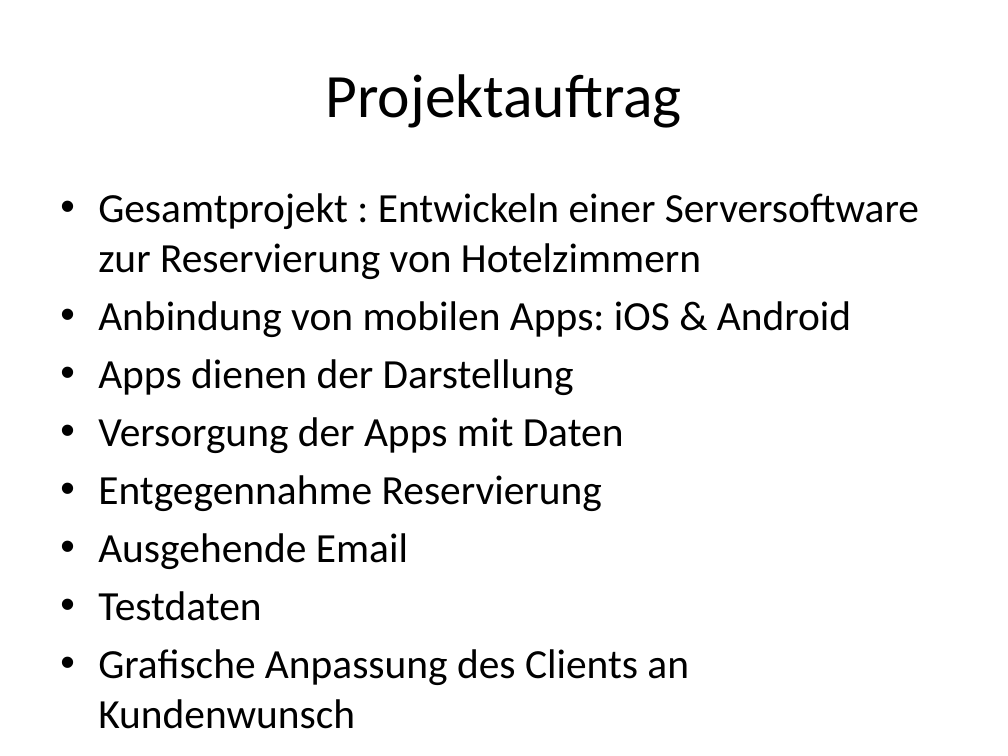
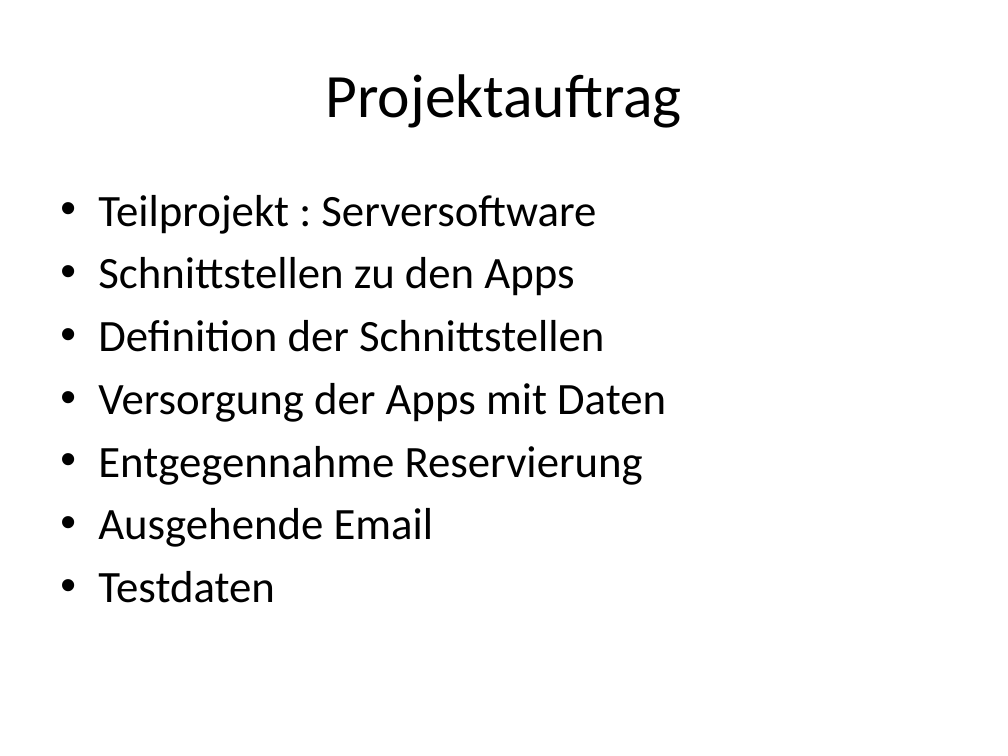
Before and after one commit to janhelmle/weiterbildung_fachinformatiker_ihk_projektantrag, a slide deck: slide 4 of praesentation/Projektpräsentation.pptx (slide 3 before the commit). Drawn at 1008x756 pixels with LibreOffice and Linux fonts; fonts in the diff are those of the drawing. Boxes give left, top, right and bottom in pixels: in the first picture for what was removed or moved away, otherwise in the second. Text is boxed around its words. In the diff, an @@ line names an element or a change of style, - is before the commit and + after.

```diff
--- a/praesentation/Projektpräsentation.pptx
+++ b/praesentation/Projektpräsentation.pptx
@@ text at <box>98,195,604,352</box>: text changed; size 29.6 to 32 pt @@
-• Gesamtprojekt : Entwickeln einer Serversoftware zur Reservierung von Hotelzimmern
-• Anbindung von mobilen Apps: iOS & Android
-• Apps dienen der Darstellung
+• Teilprojekt : Serversoftware
+• Schnittstellen zu den Apps
+• Definition der Schnittstellen
@@ text at <box>98,383,666,603</box>: size 29.6 to 32 pt in "Versorgung der Apps mit Daten", "Entgegennahme Reservierung", "Ausgehende Email", "Testdaten" @@
@@ text at <box>98,649,689,685</box>: paragraph removed @@
-• Grafische Anpassung des Clients an Kundenwunsch
```
Also in this commit, not shown: 1 slide added, 8 other files.
